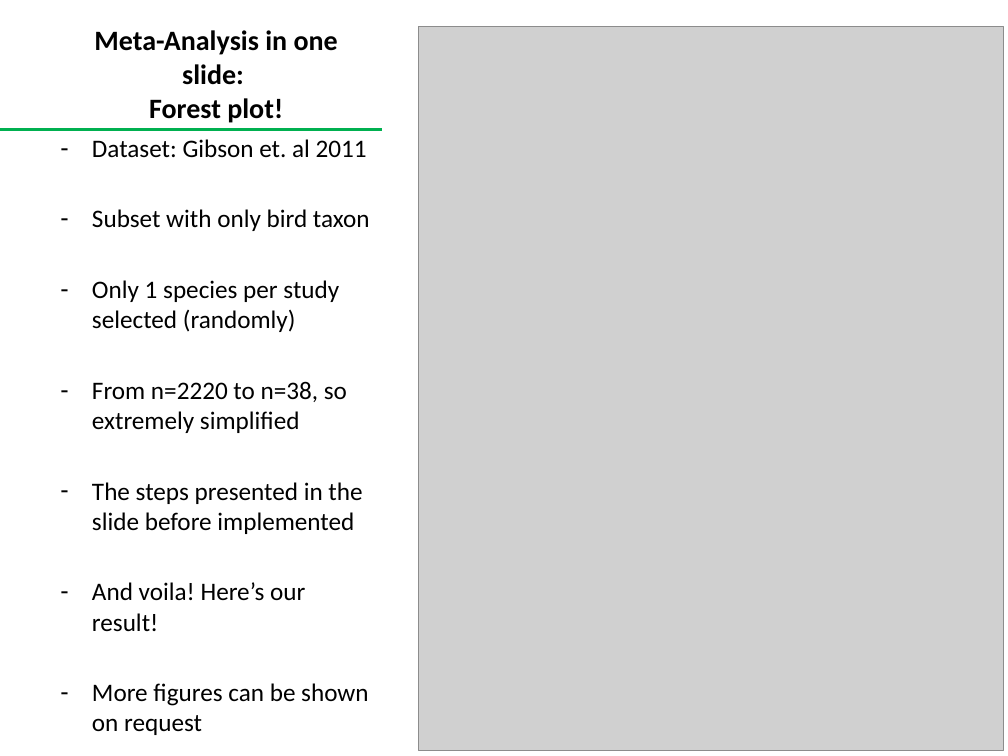
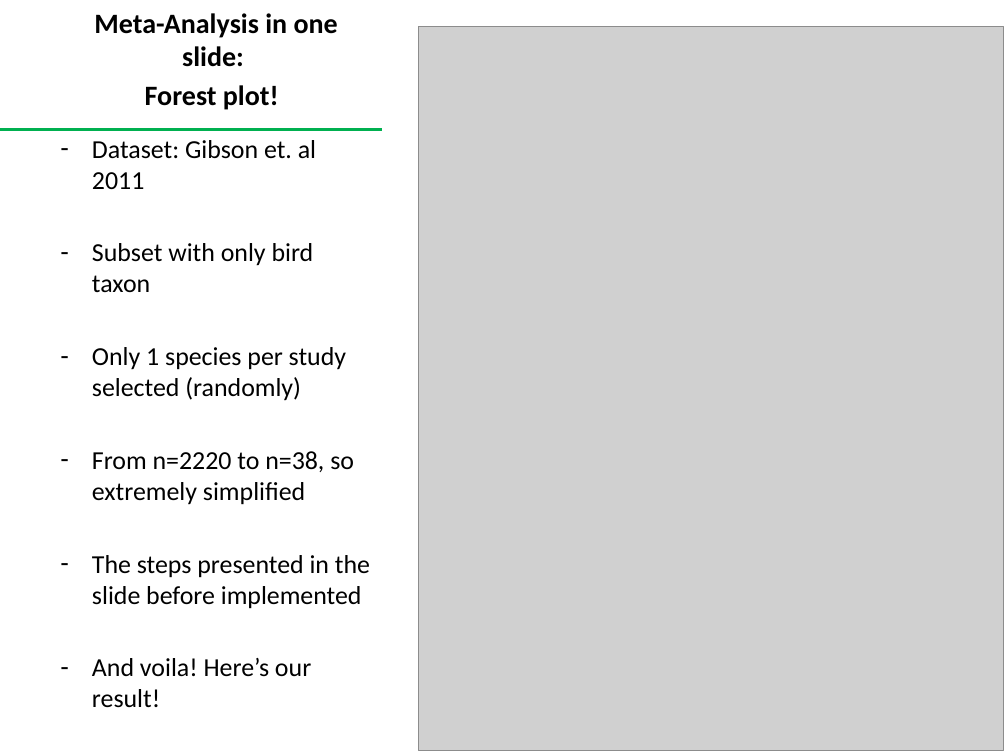
Before and after one commit to carow/Meta-Analysis, a slide deck: slide 4 of Presentation/Presentation nov 18.pptx. Drawn at 1008x756 pixels with LibreOffice and Linux fonts; fonts in the diff are those of the drawing; grey boxes stand for pictures. Boxes give left, top, right and bottom in pixels: in the first picture for what was removed or moved away, otherwise in the second. Text is boxed around its words. In the diff, an @@ line names an element or a change of style, - is before the commit and + after.

```diff
--- a/Presentation/Presentation nov 18.pptx
+++ b/Presentation/Presentation nov 18.pptx
@@ title at <box>94,13,338,67</box>: text changed @@
-Meta-Analysis in one slide:
-Forest plot!
+Meta-Analysis in one slide:
@@ text added at <box>145,85,279,110</box>, 20 pt, text #000000, bold @@
+Forest plot!
@@ text "Dataset: Gibson et. al 2011" at <box>92,140,370,708</box>: size 18 to 18.5 pt @@
@@ text at <box>92,683,368,735</box>: paragraph removed @@
-– More figures can be shown on request
```
Also in this commit, not shown: 2 other slides changed, 1 other file.
